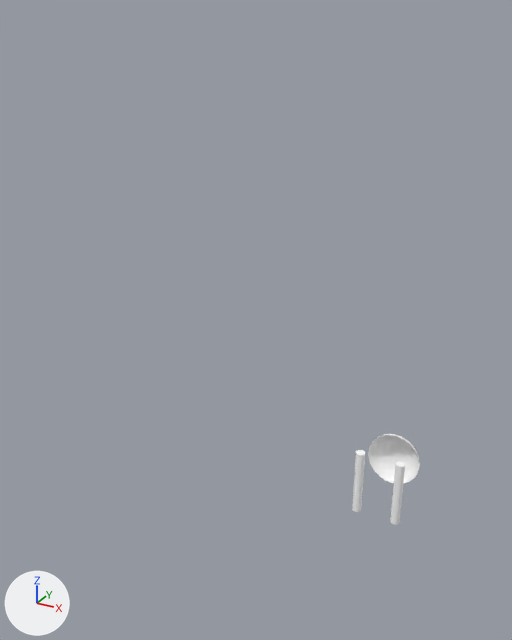
Two versions of the glTF model public/assets/characters/hair/hair_braids.glb, one commit apart.
Both versions are drawn from a 50 mm camera at (0.68, -0.84, 1.7) aimed at (-0.19, 0.74, 0.91). Lighting does not change. The marker at lower left points along +X, +Y and +Z. The picture after the commit comes second. Where no turn or scale is listed for an object, it has been applied to the vertices. Vertices at exactly the same position are counted once.

The scene before the commit, as lines of its bpy script (objects in view):
```python
me_sphere = bpy.data.meshes.new('Sphere')
me_sphere.from_pydata(...)  # 255 vertices, 472 faces; spans x -0.109..0.109, y 1.372..1.63, z -0.156..0.116
me_sphere.materials.append(mat_hair_braids_mat)  # white #ffffff
ob_hair_braids = bpy.data.objects.new('hair_braids', me_sphere)
ob_hair_braids.location = (0.0, 0.0, 0.0)
```
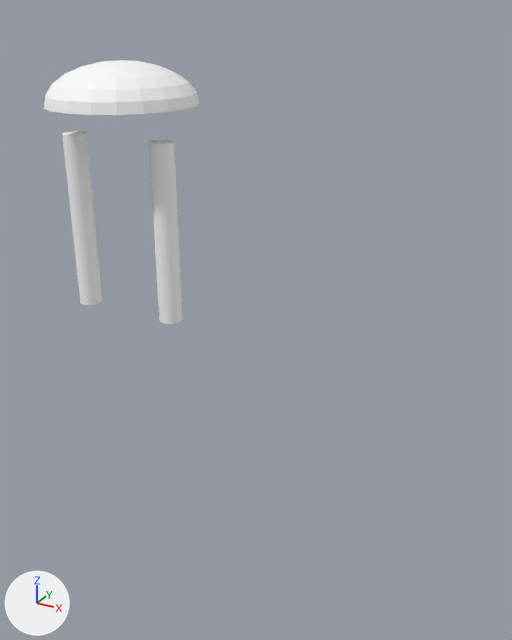
Edits to the bpy script that builds the scene:
```text
Change me_sphere:
    used by ob_hair_braids; location = (0.0, 0.0, 0.0)
    remove me_sphere.from_pydata(...)  # 255 vertices, 472 faces; spans x -0.109..0.109, y 1.372..1.63, z -0.156..0.116
    add me_sphere.from_pydata(...)  # 249 vertices, 468 faces; spans x -0.109..0.109, y -0.115..0.115, z 1.254..1.63
    me_sphere part 1: the loose piece of 64 vertices spanning x -0.098..-0.062, y 1.372..1.408, z -0.156..0.116 is moved by (0.0, -1.41, 1.41)
    me_sphere part 2: the loose piece of 64 vertices spanning x 0.062..0.098, y 1.372..1.408, z -0.156..0.116 is moved by (0.0, -1.41, 1.41)
    me_sphere part 3: a new loose piece of 121 vertices spanning x -0.109..0.109, y -0.115..0.115, z 1.57..1.63, in mat_hair_braids_mat (white #ffffff)
    me_sphere part 4: the loose piece of 127 vertices spanning x -0.109..0.109, y 1.565..1.63, z -0.115..0.115 is deleted
```

Where the change shows, as pixel boxes [x1, y1, x2, y2] in the pictures (512 x 640 px; the box of a moved part takes in the faces that stretch with it):
'hair_braids', reshaped (129% wider, 188% taller)
    before: [352, 434, 419, 525]
    after: [44, 60, 199, 324]
part 1 of me_sphere, moved or reshaped
    before: [352, 450, 365, 512]
    after: [62, 131, 102, 305]
part 2 of me_sphere, moved or reshaped
    before: [390, 461, 405, 525]
    after: [149, 140, 182, 324]
part 3 of me_sphere, added
    after: [44, 60, 199, 115]
part 4 of me_sphere, deleted
    before: [368, 434, 419, 483]
